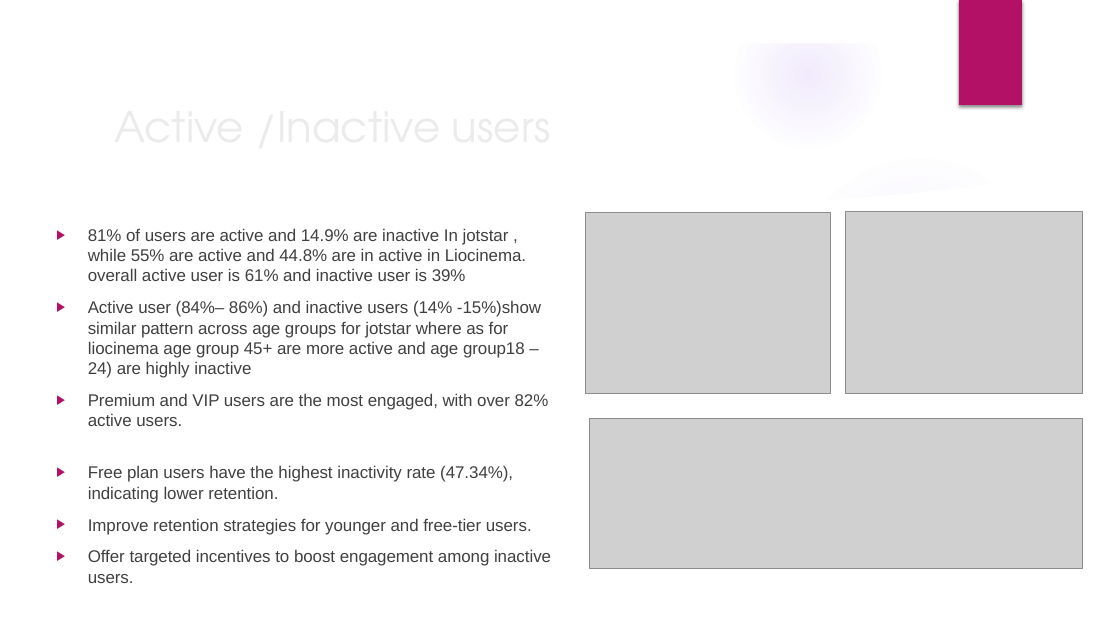
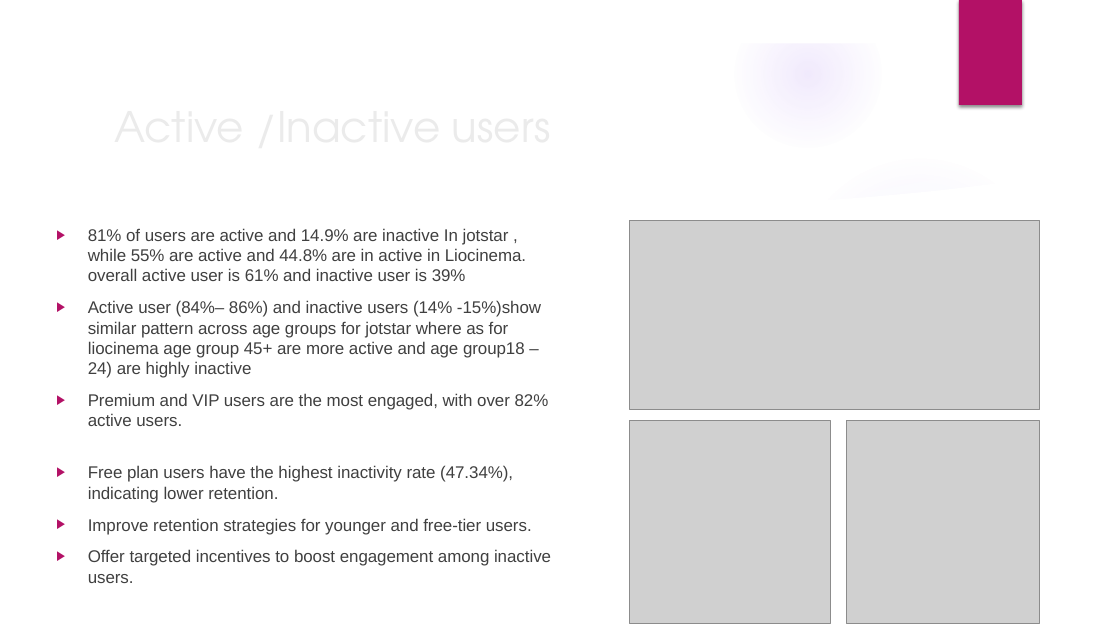
Before and after one commit to monishahensraj/OTT-Analysis, a slide deck: slide 9 of Presentation1.pptx. Drawn at 1120x630 pixels with LibreOffice and Linux fonts; fonts in the diff are those of the drawing; grey boxes stand for pictures; background and template pictures are left out. Boxes give left, top, right and bottom in pixels: in the first picture for what was removed or moved away, otherwise in the second. Text is boxed around its words. In the diff, an @@ line names an element or a change of style, - is before the commit and + after.

```diff
--- a/Presentation1.pptx
+++ b/Presentation1.pptx
@@ picture removed at bbox=[586, 213, 830, 394] @@
@@ picture added at bbox=[629, 220, 1040, 409] @@
@@ picture removed at bbox=[845, 211, 1083, 393] @@
@@ picture removed at bbox=[590, 419, 1083, 570] @@
@@ picture added at bbox=[629, 421, 830, 623] @@
@@ picture added at bbox=[847, 421, 1040, 623] @@
```
Also in this commit, not shown: 6 other slides changed, 3 other files.
